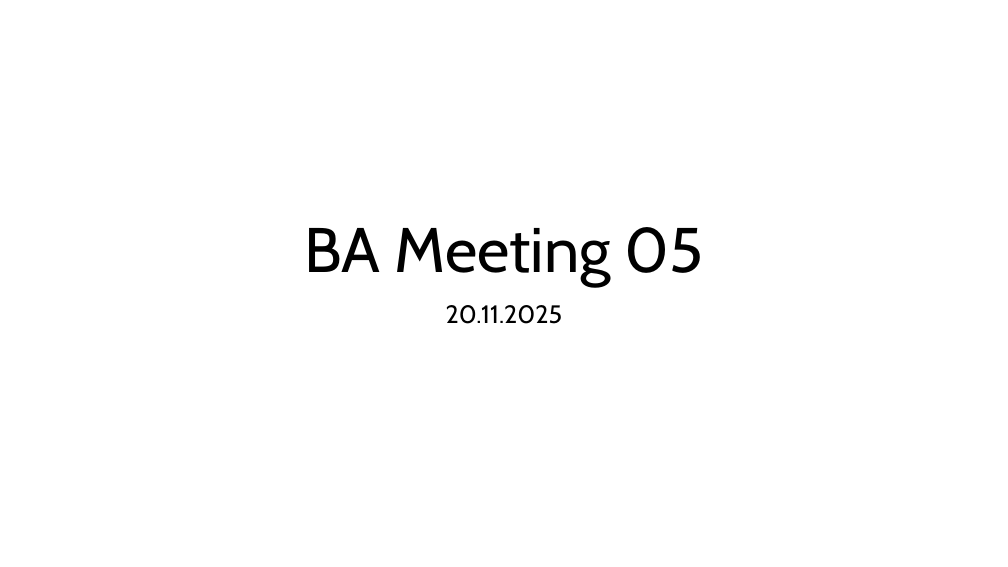
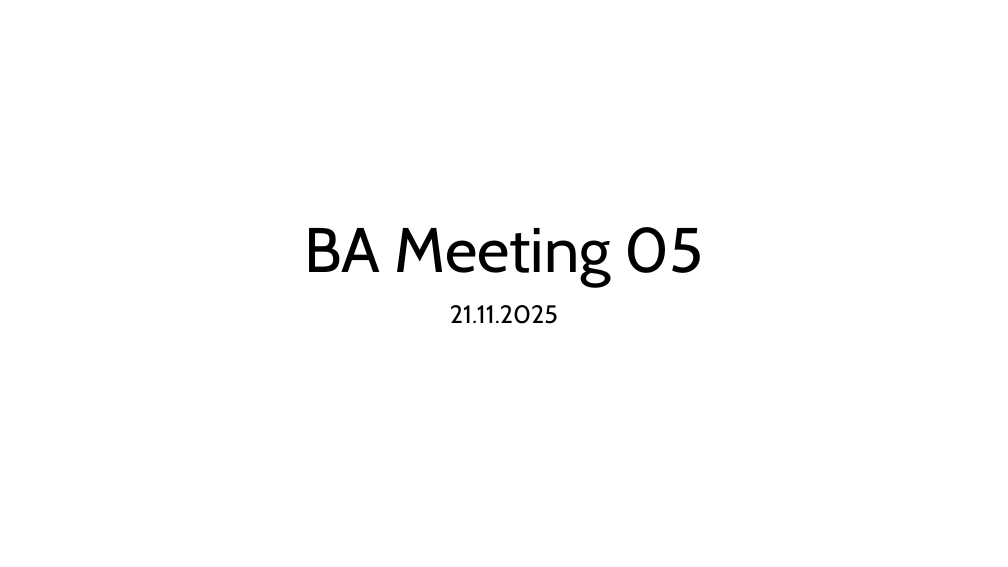
Before and after one commit to domi-cmd/Reference_Application_for_OWASP_MASTG, a slide deck: slide 1 of dev_documents/meetings/meeting_05/meeting_05.pptx. Drawn at 1008x567 pixels with LibreOffice and Linux fonts; fonts in the diff are those of the drawing. Boxes give left, top, right and bottom in pixels: in the first picture for what was removed or moved away, otherwise in the second. Text is boxed around its words. In the diff, an @@ line names an element or a change of style, - is before the commit and + after.

```diff
--- a/dev_documents/meetings/meeting_05/meeting_05.pptx
+++ b/dev_documents/meetings/meeting_05/meeting_05.pptx
@@ subtitle at box(450, 305, 558, 324): text changed @@
-20.11.2025
+21.11.2025
```
Also in this commit, not shown: 1 other file.
